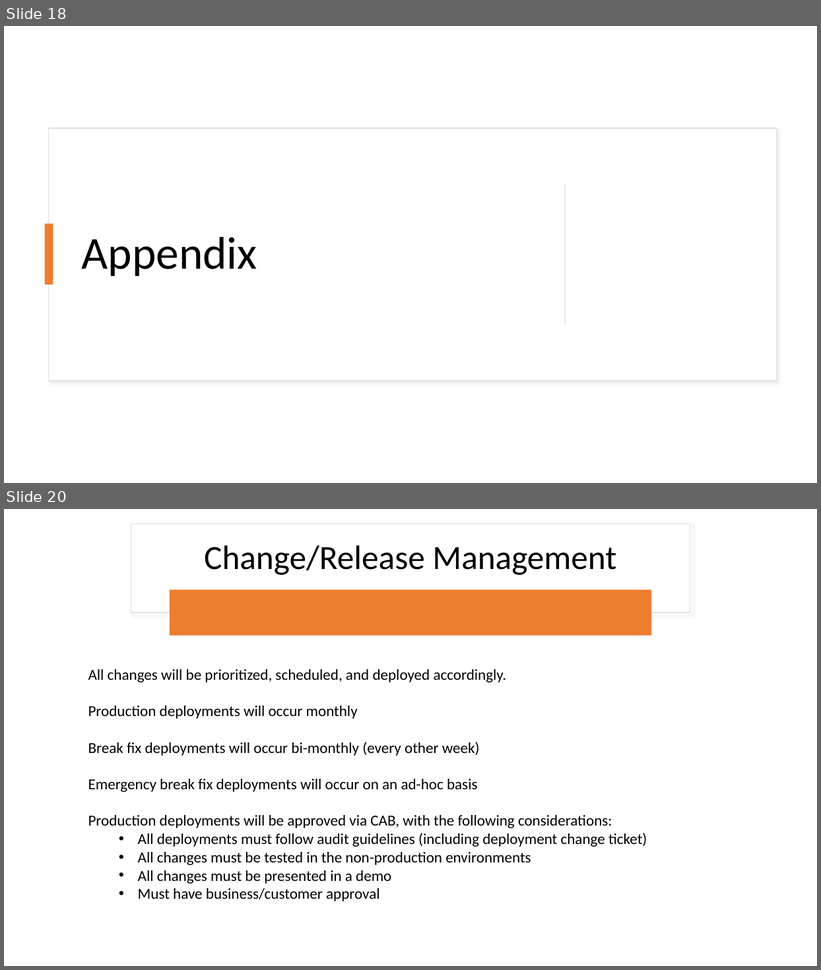
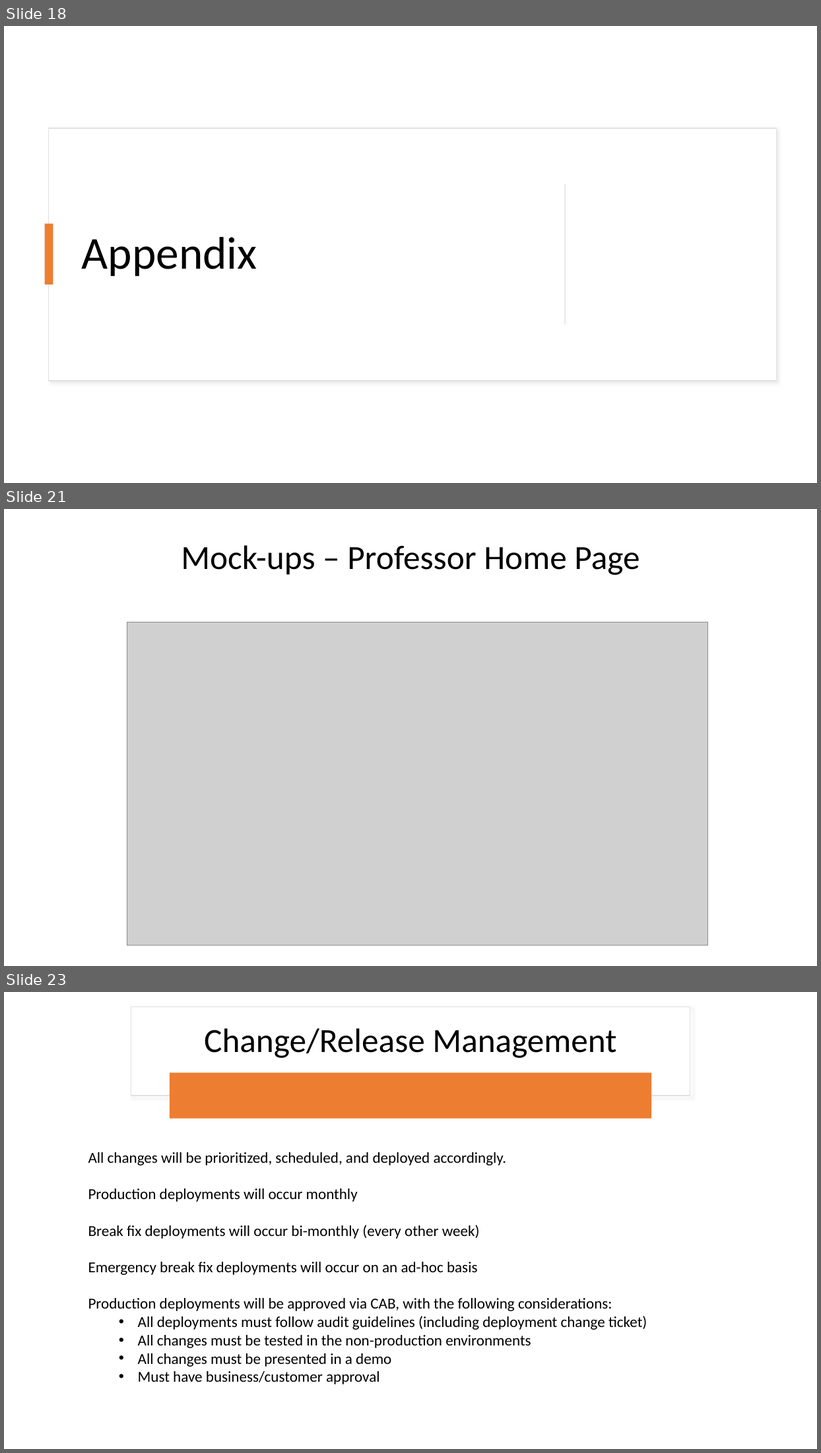
Before and after one commit to rlennon/ConnachtUni, a slide deck: documentation/Demonstrations/Connacht_University_TeamDC.pptx. Shown one above the other, each under a label of ours: slides 18 and 20 before the commit, slides 18, 21 and 23 after it; the slides between them are not shown. The pictures are 821x970 and 821x1453 pixels, drawn with LibreOffice and Linux fonts; fonts in the diff are those of the drawing; grey boxes stand for pictures. Boxes give left, top, right and bottom in pixels: in the first picture for what was removed or moved away, otherwise in the second. Text is boxed around its words. In the diff, an @@ line names an element or a change of style, - is before the commit and + after.

```diff
--- a/documentation/Demonstrations/Connacht_University_TeamDC.pptx
+++ b/documentation/Demonstrations/Connacht_University_TeamDC.pptx
@@ slide 21 added at (4, 509, 817, 966), background #FFFFFF @@
@@ title added at (181, 545, 640, 575), 40 pt, text #000000 @@
+Mock-ups – Professor Home Page
@@ picture added at (127, 623, 708, 947) @@
@@ what was slide 20 is now slide 23 @@
```
Also in this commit, not shown: 1 slide changed, 2 other slides added.
